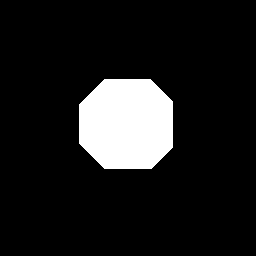
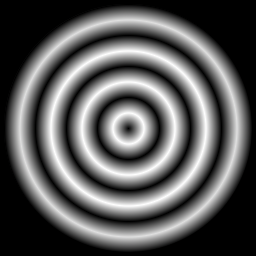
Two versions of the same layered image (w=256, h=256). Layer-by-layer changes:
added layer "Neue Ebene#5" above "Eingefügte Ebene" over [4, 4, 252, 252]
hid "Eingefügte Ebene" over [79, 79, 173, 169]
